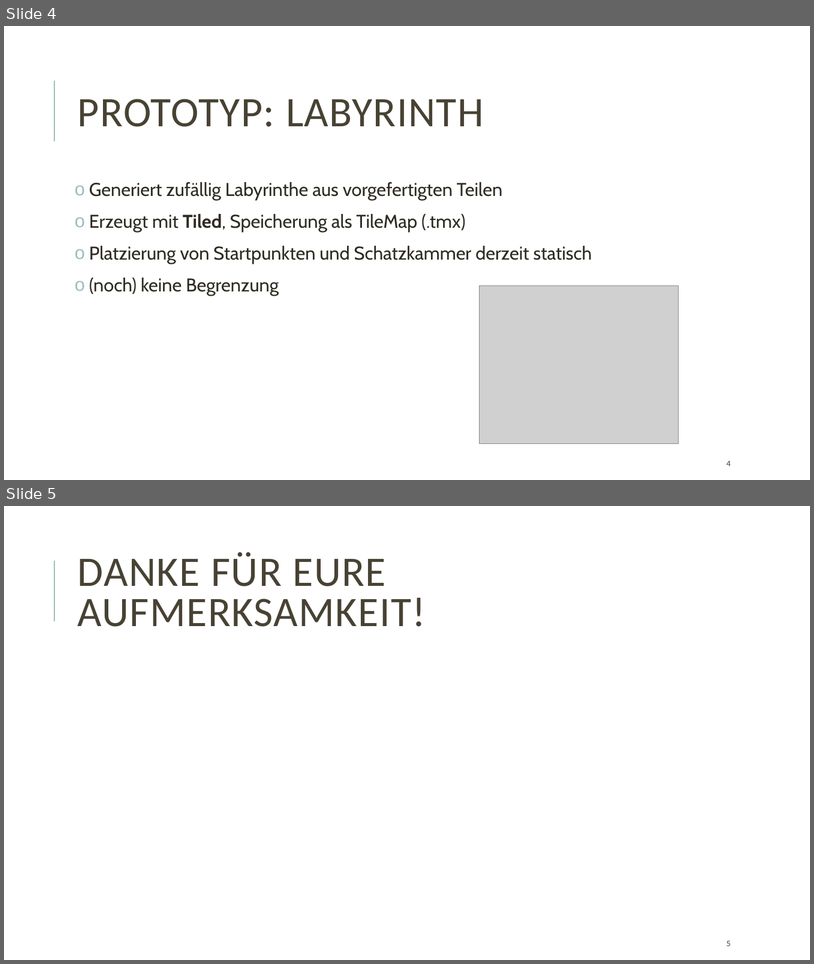
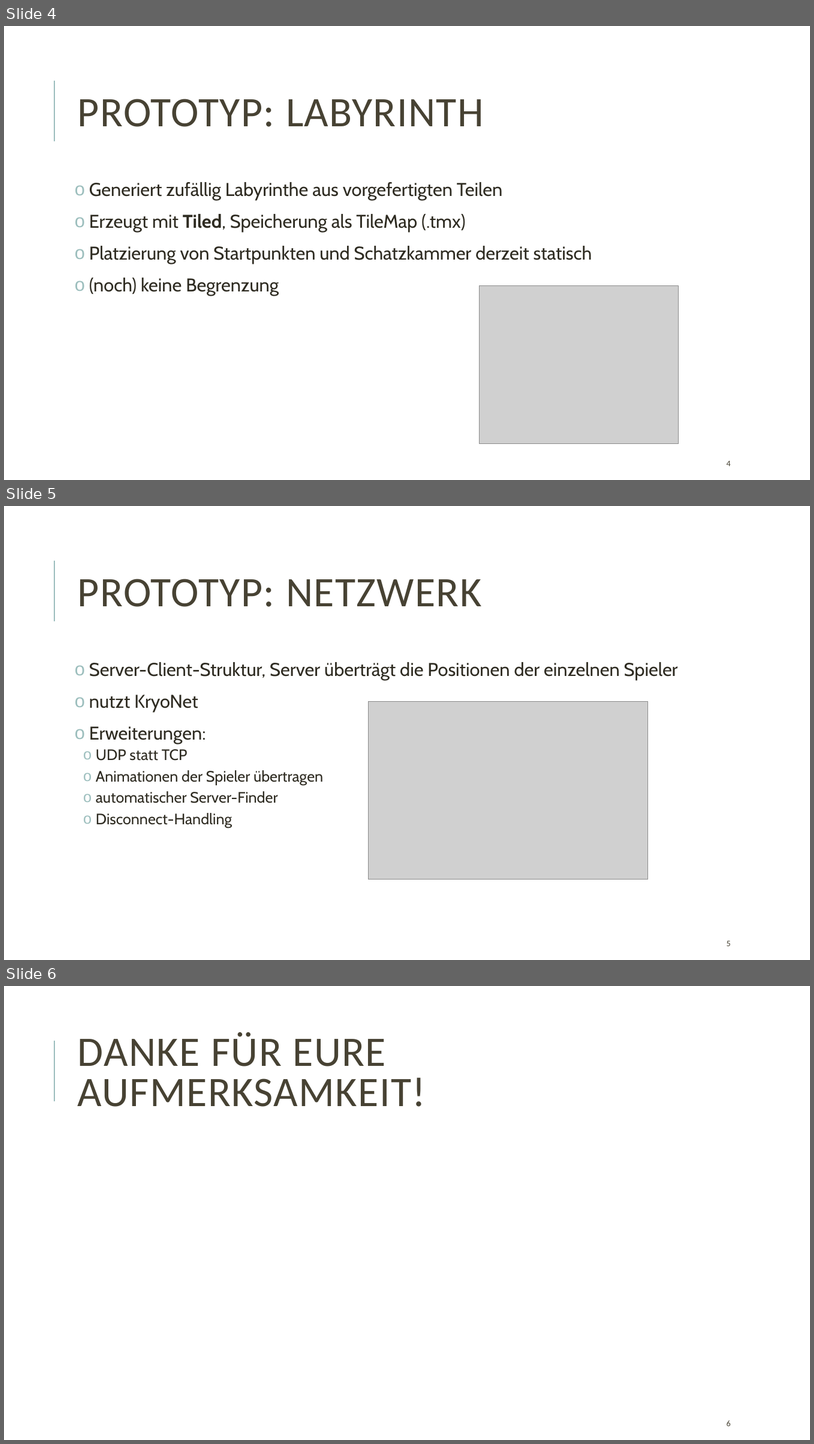
Before and after one commit to philipp-roscher/kpmi-15-2, a slide deck: ProofOfConcept.pptx. Shown one above the other, each under a label of ours: slides 4 and 5 before the commit, slides 4, 5 and 6 after it. The pictures are 814x964 and 814x1444 pixels, drawn with LibreOffice and Linux fonts; fonts in the diff are those of the drawing; grey boxes stand for pictures. Boxes give left, top, right and bottom in pixels: in the first picture for what was removed or moved away, otherwise in the second. Text is boxed around its words. In the diff, an @@ line names an element or a change of style, - is before the commit and + after.

Commit message:
Netzwerk-Prototyp zur Präsentation hinzugefügt

```diff
--- a/ProofOfConcept.pptx
+++ b/ProofOfConcept.pptx
@@ slide 5 added at (4,506,810,960), background #FFFFFF; not listed: 1 template element that a slide beside it also shows @@
@@ title added at (78,579,482,607), 50 pt, text #474233 @@
+PROTOTYP: NETZWERK
@@ text added at (89,662,678,828), 22 pt, text #2E2B21 @@
+o Server-Client-Struktur, Server überträgt die Positionen der einzelnen Spieler
+o nutzt KryoNet
+o Erweiterungen:
+  o UDP statt TCP
+  o Animationen der Spieler übertragen
+  o automatischer Server-Finder
+  o Disconnect-Handling
@@ picture added at (369,702,648,879) @@
@@ page number added at (727,940,731,946), 10 pt, text #474233 @@
+5
@@ what was slide 5 is now slide 6 @@
@@ page number at (727,1420,731,1426): text changed @@
-5
+6
```
